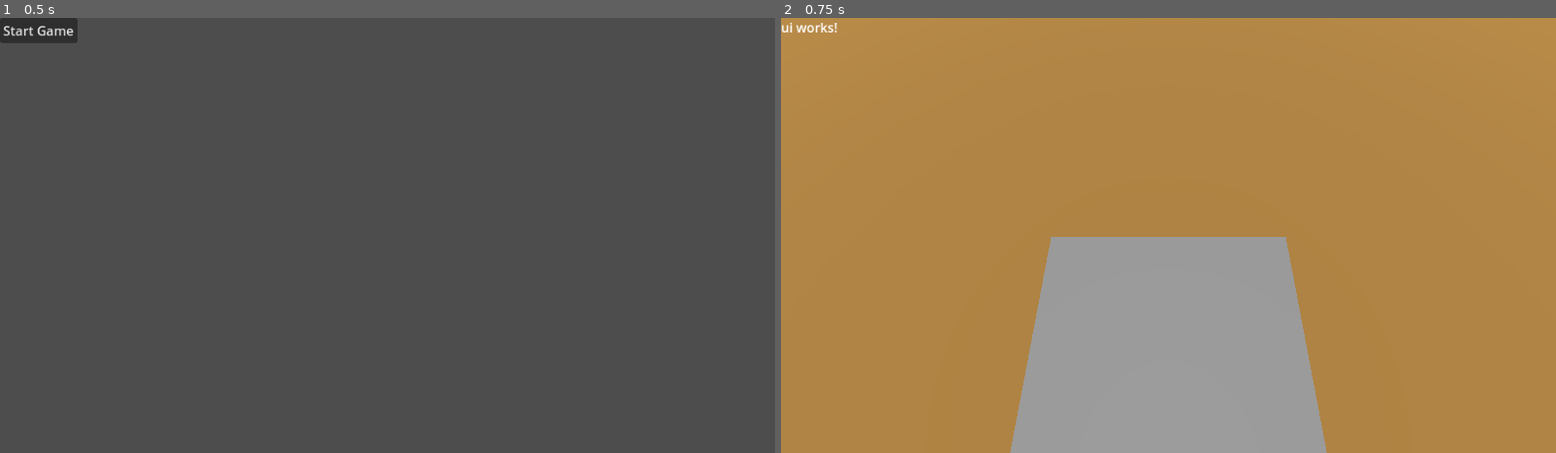
Above: before the commit, frames 1-2 (left to right).
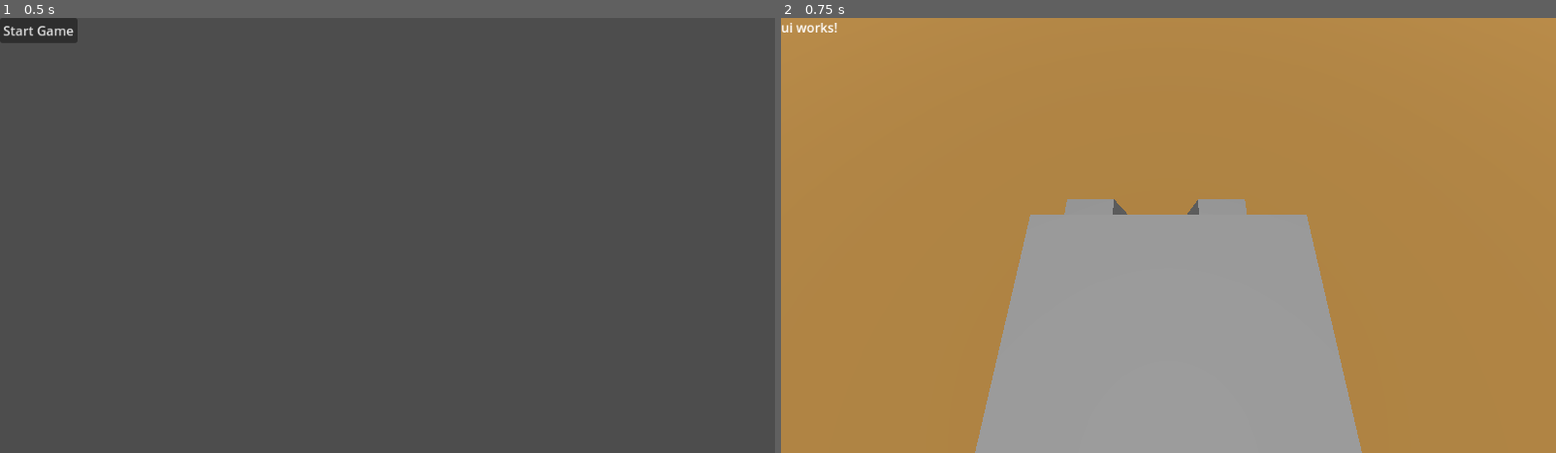
Above: after the commit, the same moments.

Repository: pinguinosod/ggj-graz-2025
Game: Godot game, scene res://scenes/main_menu.tscn
Two runs of this game, one before a commit and one after it. Both use one fixed random seed, a clock stepped at 60 frames per second and the inputs below.
Inputs:
- Up to frame 1 (0.5 s): no input
- Up to frame 2 (0.75 s): click "Start Game" at 0.5 s

Frame 1 is identical in both runs. In frame 2, 6.3% of the frame differs, in the area x 25-75%, y 41-100%.

Commit message:
Add treads

Diff:
--- a/scenes/base_vehicle.tscn
+++ b/scenes/base_vehicle.tscn
@@ -1,6 +1,7 @@
-[gd_scene load_steps=3 format=3 uid="uid://cf81a8250qtyl"]
+[gd_scene load_steps=4 format=3 uid="uid://cf81a8250qtyl"]
 
 [ext_resource type="Script" path="res://scripts/base_vehicle.gd" id="1_iqovt"]
+[ext_resource type="PackedScene" uid="uid://cx3503hon1uji" path="res://models/Treads.glb" id="2_34ekx"]
 
 [sub_resource type="BoxShape3D" id="BoxShape3D_thmtp"]
 size = Vector3(5, 1, 5)
@@ -20,3 +21,15 @@
 
 [node name="CSGBox3D" type="CSGBox3D" parent="."]
 size = Vector3(5, 1, 5)
+
+[node name="Treads2" parent="." instance=ExtResource("2_34ekx")]
+transform = Transform3D(0.122795, 0, 0, 0, 0.122795, 0, 0, 0, 0.122795, 1.12375, -0.751422, -2.49529)
+
+[node name="Treads3" parent="." instance=ExtResource("2_34ekx")]
+transform = Transform3D(0.122795, 0, 0, 0, 0.122795, 0, 0, 0, 0.122795, -1.62299, -0.736379, -2.49389)
+
+[node name="Treads4" parent="." instance=ExtResource("2_34ekx")]
+transform = Transform3D(0.122795, 0, 0, 0, 0.122795, 0, 0, 0, 0.122795, 1.12375, -0.751422, 3.13331)
+
+[node name="Treads5" parent="." instance=ExtResource("2_34ekx")]
+transform = Transform3D(0.122795, 0, 0, 0, 0.122795, 0, 0, 0, 0.122795, -1.62299, -0.736379, 3.13472)
--- a/scenes/main.tscn
+++ b/scenes/main.tscn
@@ -22,3 +22,4 @@
 [node name="Ground" parent="." instance=ExtResource("2_vyyfv")]
 
 [node name="BaseVehicle" parent="." instance=ExtResource("2_mlf02")]
+transform = Transform3D(1, 0, 0, 0, 1, 0, 0, 0, 1, 0, 1, 0)
Binary file added: models/Treads.glb
Not shown, added: models/Treads.glb.import
